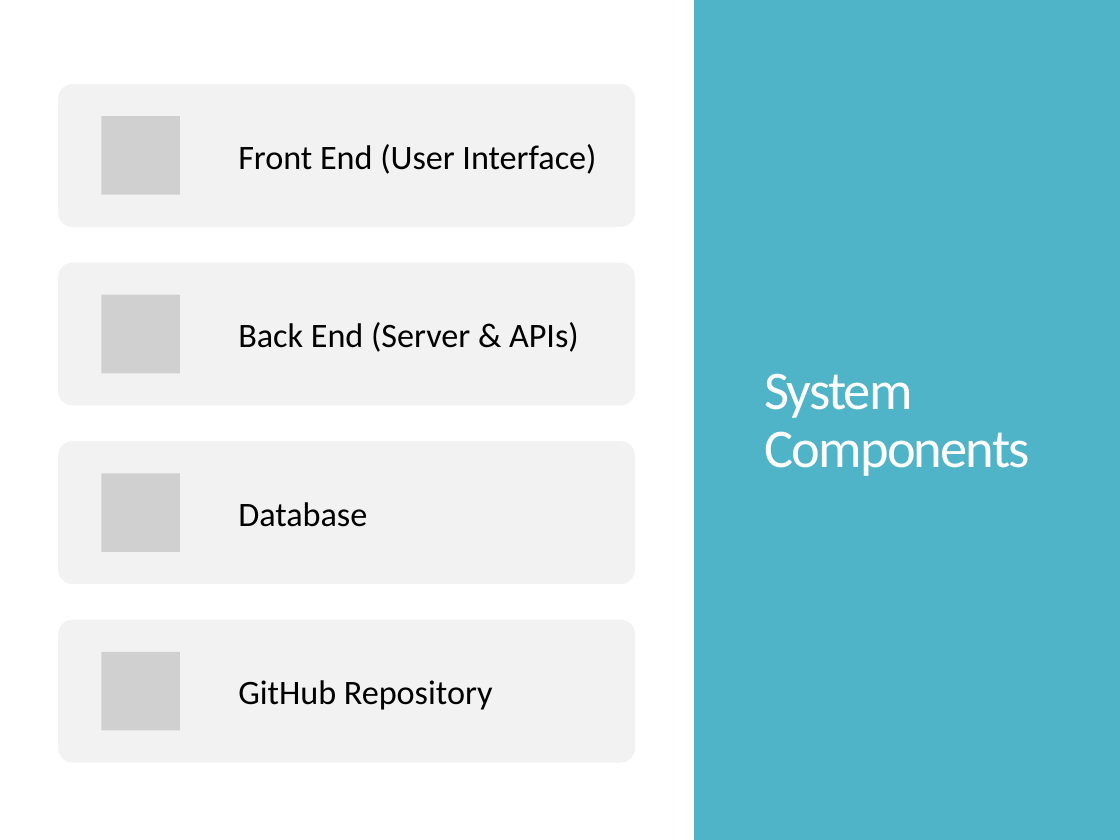
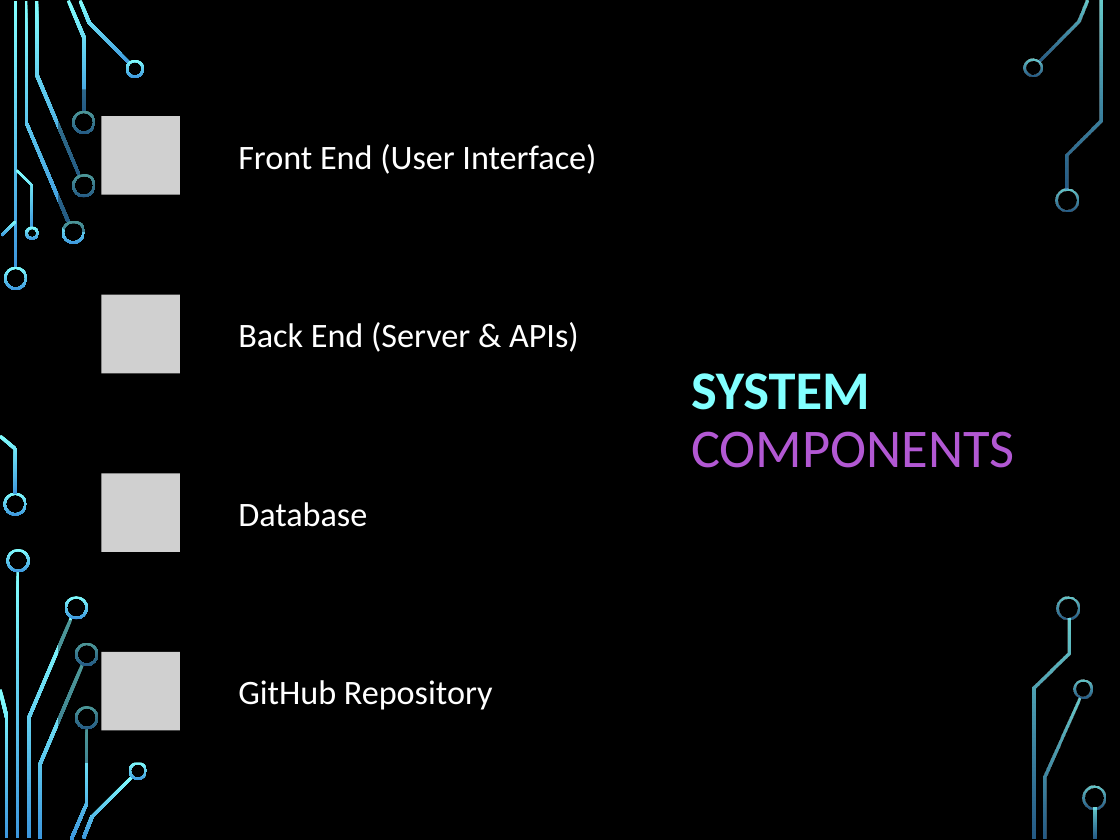
Before and after one commit to Buesse7310/Project-Alex-Roma-Nick-Eva-, a slide deck: slide 6 of docs/phase1/Spending_Habit_Tracker_Phase1.pptx. Drawn at 1120x840 pixels with LibreOffice and Linux fonts; fonts in the diff are those of the drawing; grey boxes stand for pictures; background and template pictures are left out. Boxes give left, top, right and bottom in pixels: in the first picture for what was removed or moved away, otherwise in the second. Text is boxed around its words. In the diff, an @@ line names an element or a change of style, - is before the commit and + after.

```diff
--- a/docs/phase1/Spending_Habit_Tracker_Phase1.pptx
+++ b/docs/phase1/Spending_Habit_Tracker_Phase1.pptx
@@ background #FFFFFF to picture (left out) @@
@@ rectangle removed at <box>694,0,1120,840</box> @@
@@ fill #F2F2F2 to #000000 at 40% opacity in 4 elements at <box>58,441,635,585</box>, <box>58,263,635,407</box>, <box>58,620,635,764</box>, <box>58,90,635,233</box> @@
@@ rounded rectangle: place and size @@
-rounded rectangle at <box>58,84,635,227</box>
+rounded rectangle at <box>58,90,635,233</box>
@@ title at <box>691,373,1015,468</box>: text changed; text colour #FFFFFF to #B258D3 @@
-System Components
+SYSTEM COMPONENTS
@@ text colour #000000 to #FFFFFF in 4 elements at <box>238,144,596,174</box>, <box>238,322,579,352</box>, <box>238,502,367,527</box>, <box>238,680,493,710</box> @@
@@ group added at <box>0,0,1105,840</box>: 33 freeform shapes, 3 rectangles @@
```
Also in this commit, not shown: 11 other slides changed, 1 slide added.
